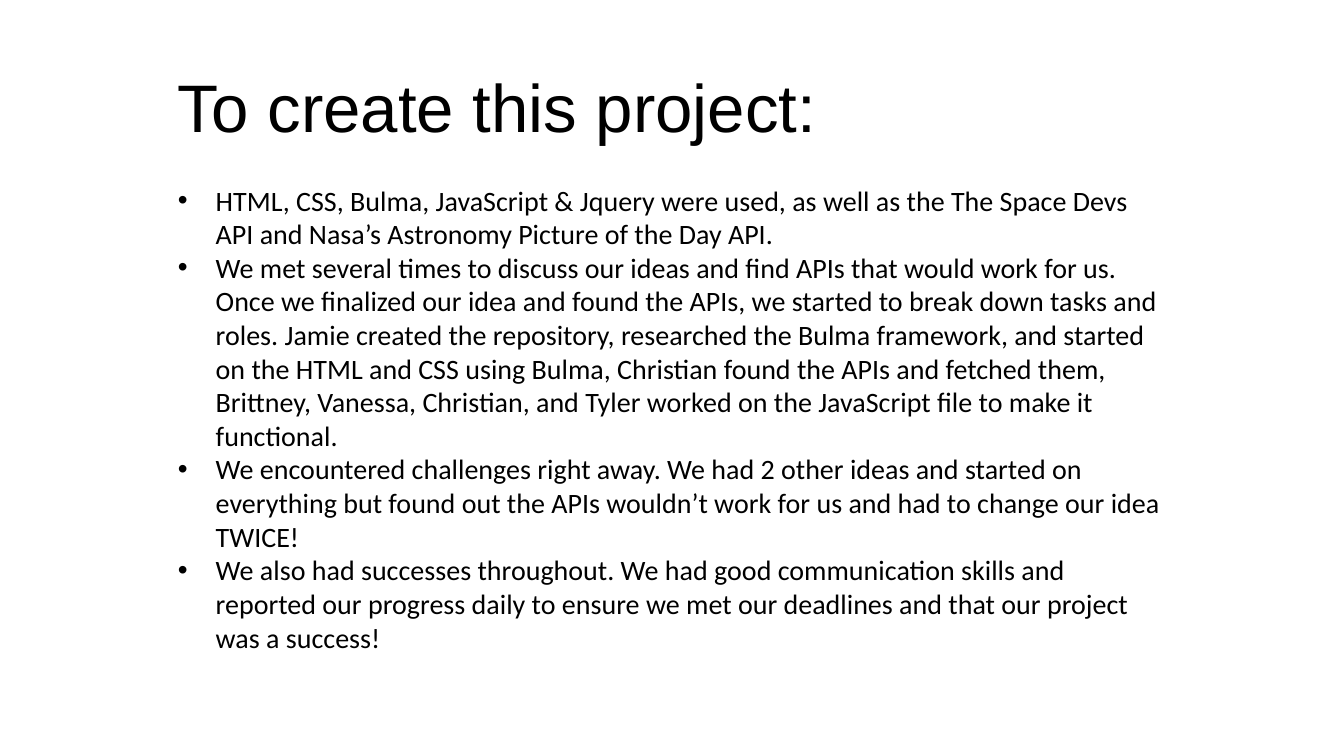
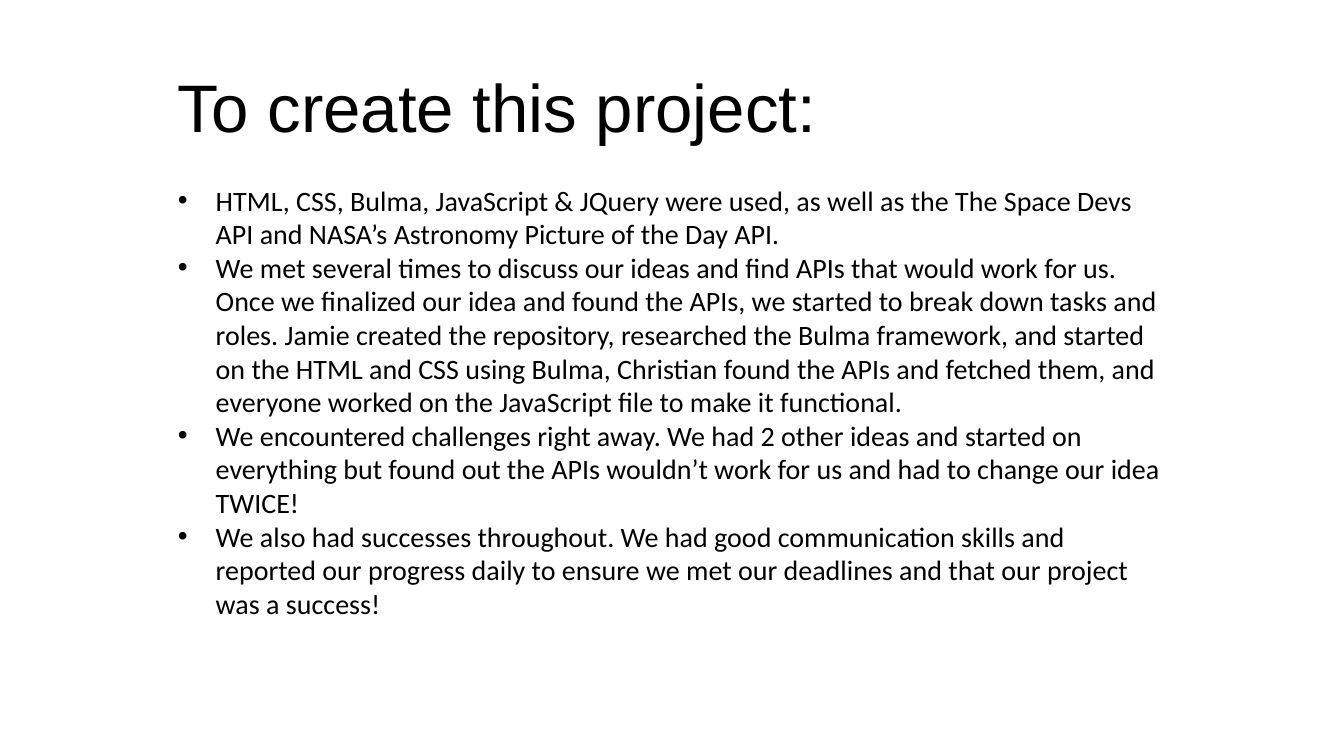
Before and after one commit to jamwil1226/quickvibes, a slide deck: slide 4 of Space Explorer Group Presentation.pptx. Drawn at 1344x756 pixels with LibreOffice and Linux fonts; fonts in the diff are those of the drawing. Boxes give left, top, right and bottom in pixels: in the first picture for what was removed or moved away, otherwise in the second. Text is boxed around its words. In the diff, an @@ line names an element or a change of style, - is before the commit and + after.

Commit message:
powerpoint

```diff
--- a/Space Explorer Group Presentation.pptx
+++ b/Space Explorer Group Presentation.pptx
@@ subtitle at (216,191,1156,417): text changed @@
-• HTML, CSS, Bulma, JavaScript & Jquery were used, as well as the The Space Devs API and Nasa’s Astronomy Picture of the Day API.
-• We met several times to discuss our ideas and find APIs that would work for us. Once we finalized our idea and found the APIs, we started to break down tasks and roles. Jamie created the repository, researched the Bulma framework, and started on the HTML and CSS using Bulma, Christian found the APIs and fetched them, Brittney, Vanessa, Christian, and Tyler worked on the JavaScript file to make it functional.
+• HTML, CSS, Bulma, JavaScript & JQuery were used, as well as the The Space Devs API and NASA’s Astronomy Picture of the Day API.
+• We met several times to discuss our ideas and find APIs that would work for us. Once we finalized our idea and found the APIs, we started to break down tasks and roles. Jamie created the repository, researched the Bulma framework, and started on the HTML and CSS using Bulma, Christian found the APIs and fetched them, and everyone worked on the JavaScript file to make it functional.
```
Also in this commit, not shown: 1 other file.
